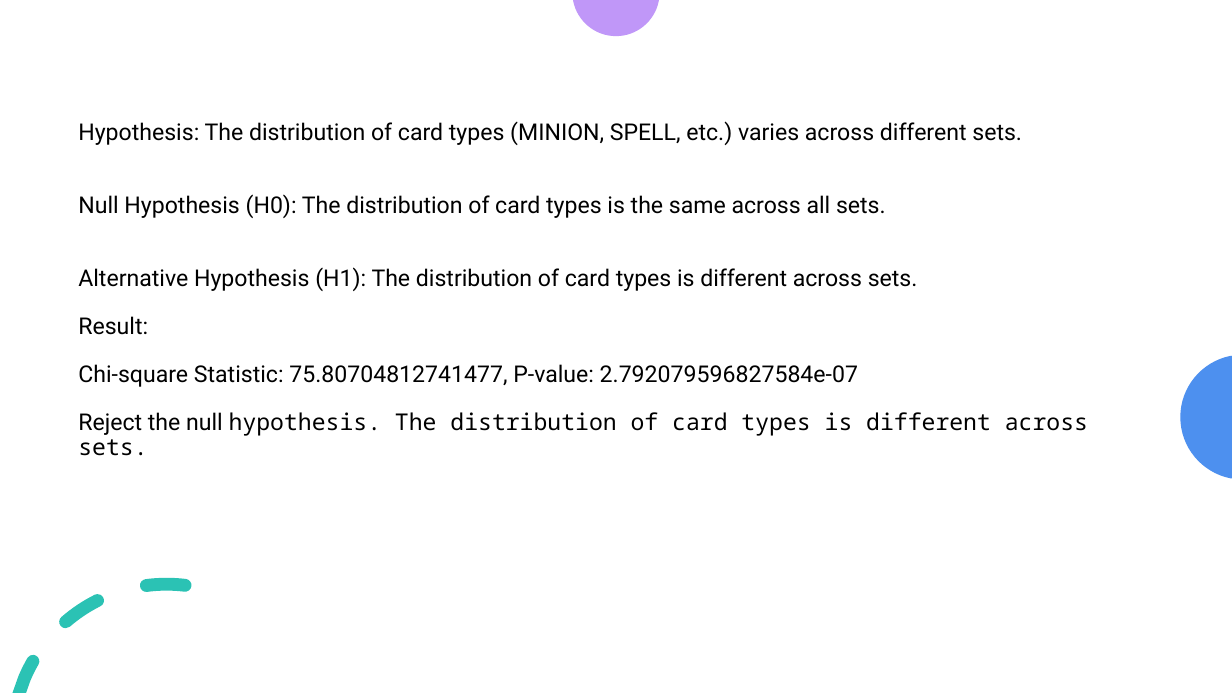
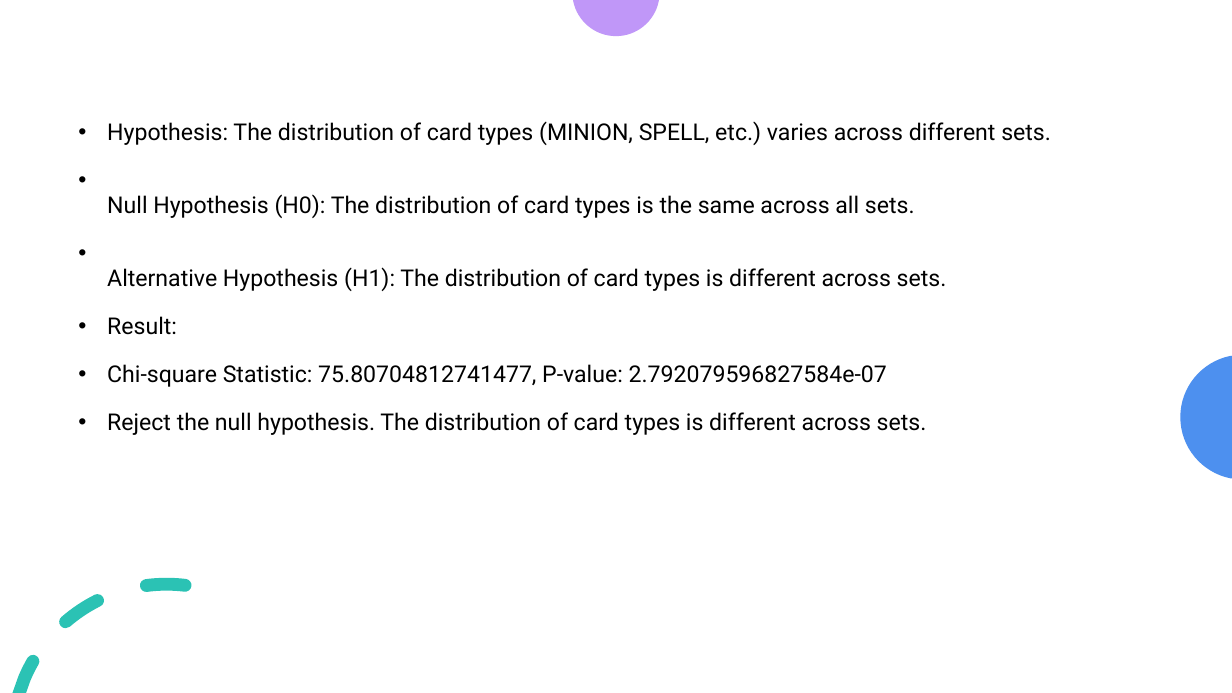
Before and after one commit to Marinasel86/Ironhack-Final-project-Hearthstone-cards-NLP, a slide deck: slide 6 of presentation.pptx (slide 5 before the commit). Drawn at 1232x693 pixels with LibreOffice and Linux fonts; fonts in the diff are those of the drawing. Boxes give left, top, right and bottom in pixels: in the first picture for what was removed or moved away, otherwise in the second. Text is boxed around its words. In the diff, an @@ line names an element or a change of style, - is before the commit and + after.

```diff
--- a/presentation.pptx
+++ b/presentation.pptx
@@ text "Hypothesis: The distribution of card ..." at bbox=[107, 121, 1051, 435]: font Noto Sans Mono to Roboto in "hypothesis. The distribution of card types is ..."; bullet none to • @@
```
Also in this commit, not shown: 2 other slides changed, 1 slide added, 2 other files.
